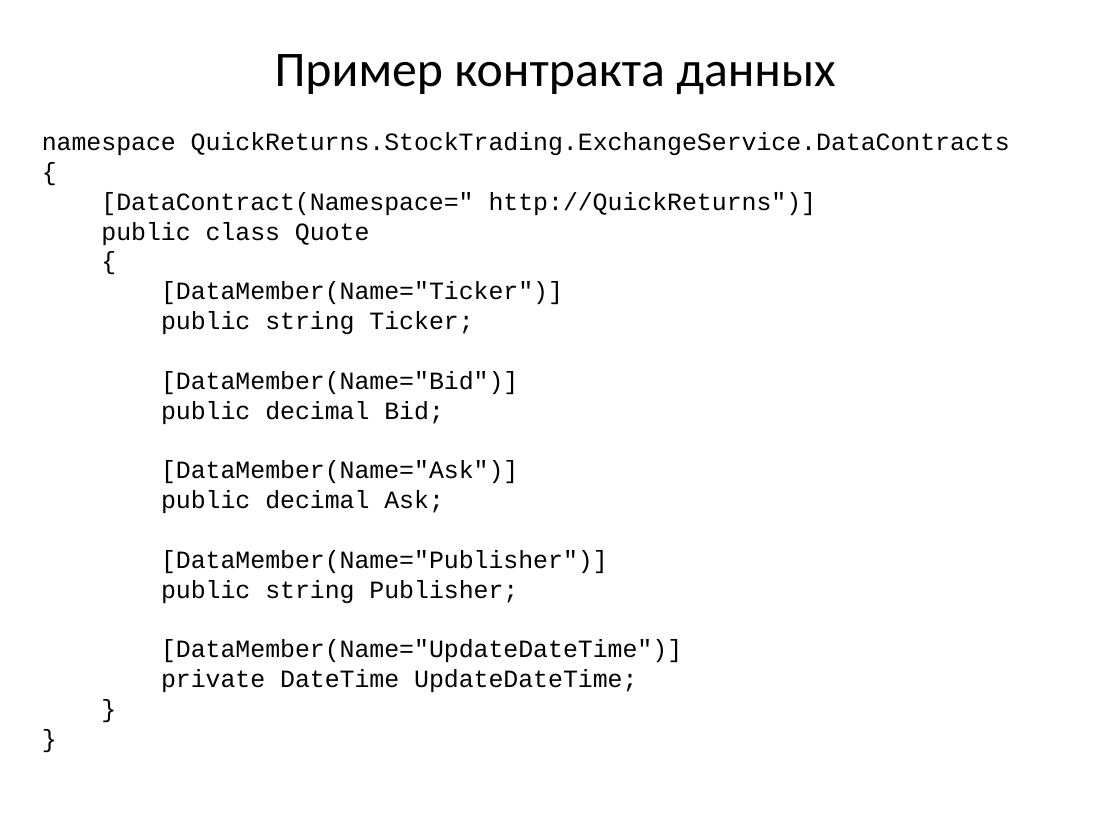
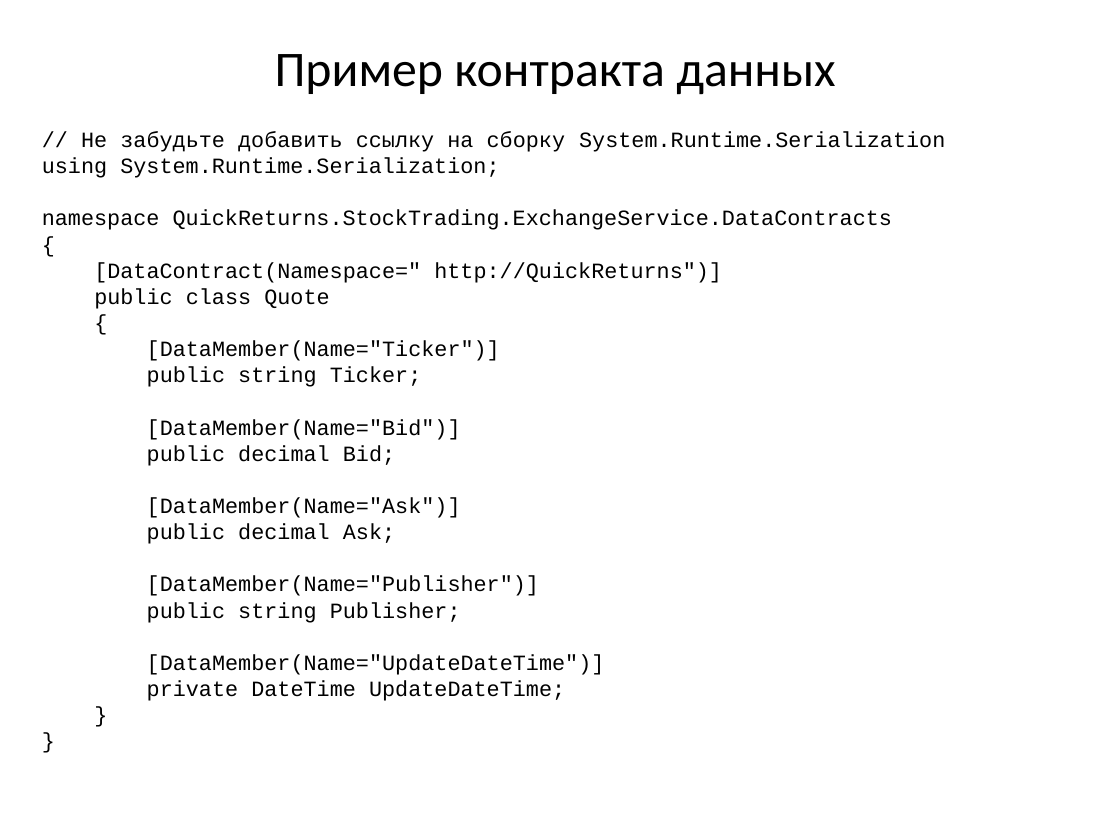
Before and after one commit to bazile/Training, a slide deck: slide 19 of Presentation/lesson-13-wcf.pptx. Drawn at 1120x840 pixels with LibreOffice and Linux fonts; fonts in the diff are those of the drawing. Boxes give left, top, right and bottom in pixels: in the first picture for what was removed or moved away, otherwise in the second. Text is boxed around its words. In the diff, an @@ line names an element or a change of style, - is before the commit and + after.

Commit message:
Added namespace info to WCF presentation

```diff
--- a/Presentation/lesson-13-wcf.pptx
+++ b/Presentation/lesson-13-wcf.pptx
@@ text at <box>42,131,945,178</box>: paragraphs added @@
+// Не забудьте добавить ссылку на сборку System.Runtime.Serialization
+using System.Runtime.Serialization;
@@ text at <box>42,210,892,701</box>: size 16 to 14 pt in "namespace QuickReturns.StockTrading.ExchangeService.DataCont ...", "{", "[DataContract(Namespace=" http://QuickReturns")]", "public class Quote" and 13 more places @@
```
Also in this commit, not shown: 1 other slide changed.
